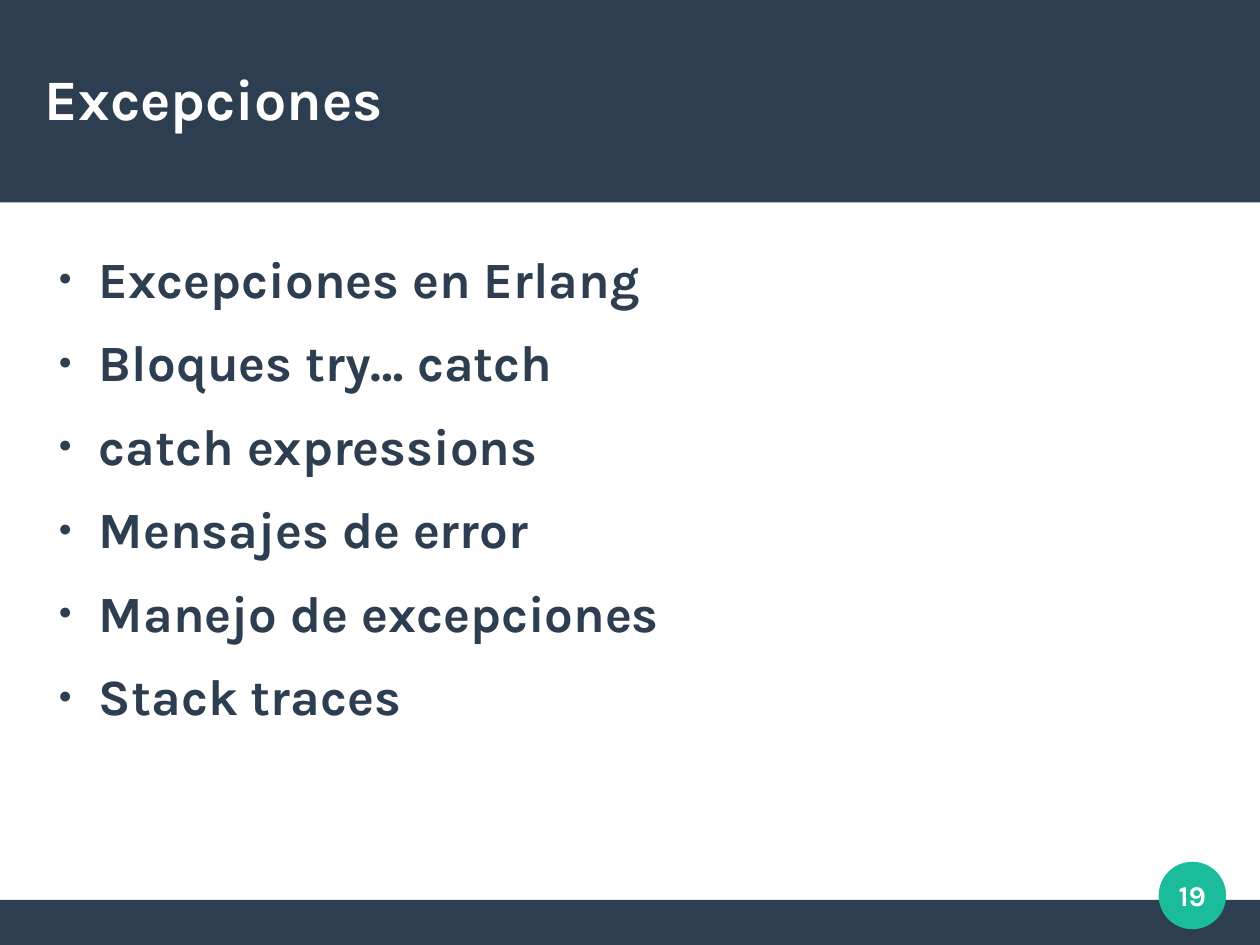
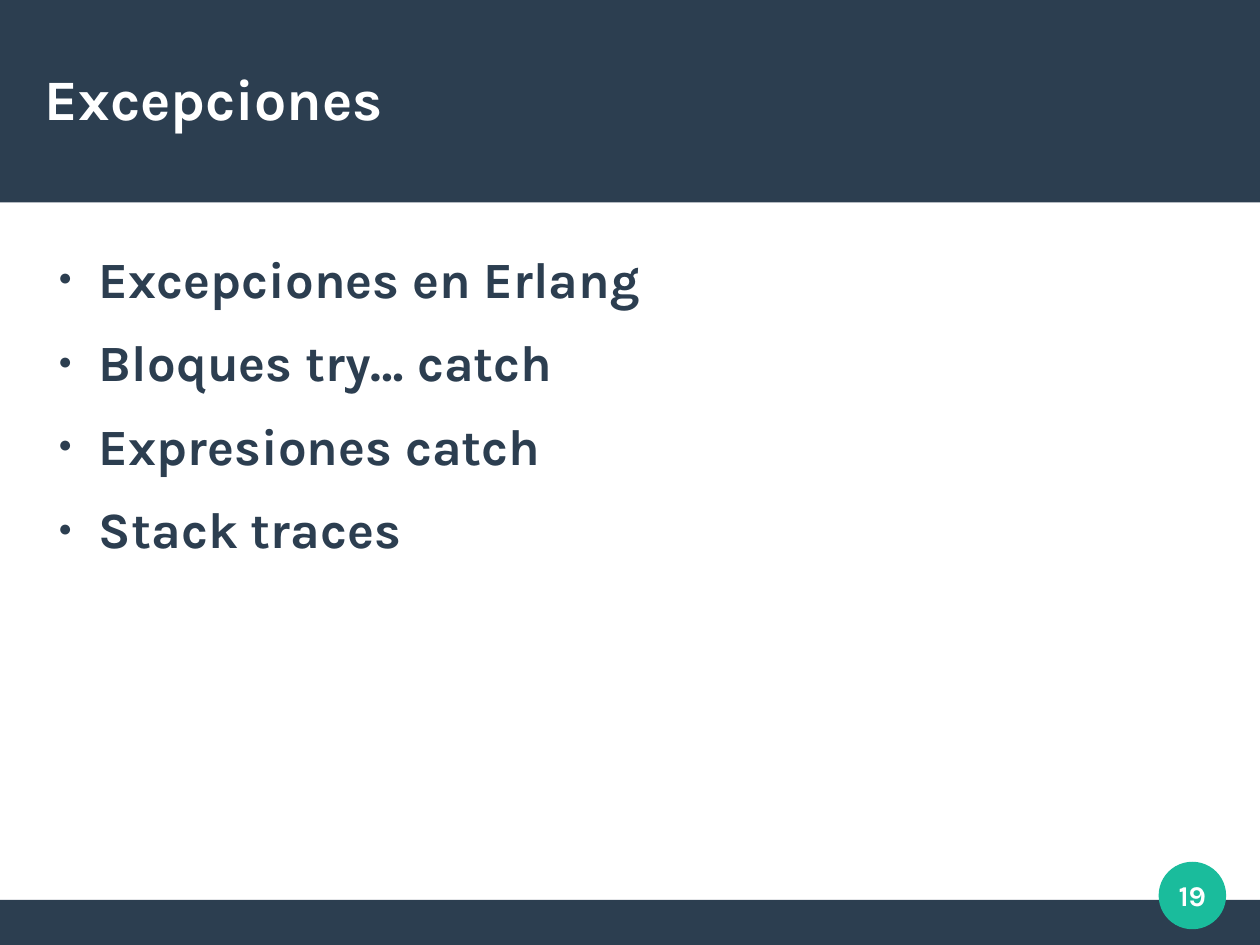
Before and after one commit to duqueGZ/erlang_101, a slide deck: slide 19 of doc/slides_erlang_101.odp. Drawn at 1260x945 pixels with LibreOffice and Linux fonts; fonts in the diff are those of the drawing. Boxes give left, top, right and bottom in pixels: in the first picture for what was removed or moved away, otherwise in the second. Text is boxed around its words. In the diff, an @@ line names an element or a change of style, - is before the commit and + after.

```diff
--- a/doc/slides_erlang_101.odp
+++ b/doc/slides_erlang_101.odp
@@ text at bbox=[99, 429, 540, 477]: text changed @@
-● catch expressions
-● Mensajes de error
-● Manejo de excepciones
+● Expresiones catch
```
Also in this commit, not shown: 4 slides added, 1 other file.
